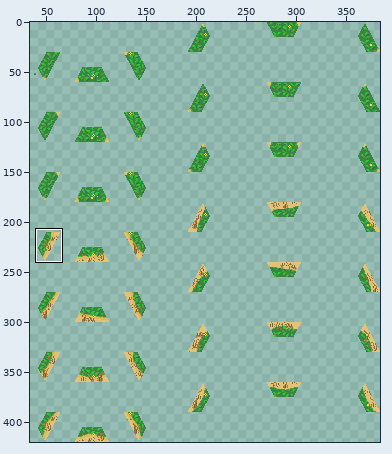
Sprite sheet, stored at assets/textures/tilesets/ForestGrass-Desert.png. Above, an overview of the earlier version with the close-up marked.
Close-up. As it was:
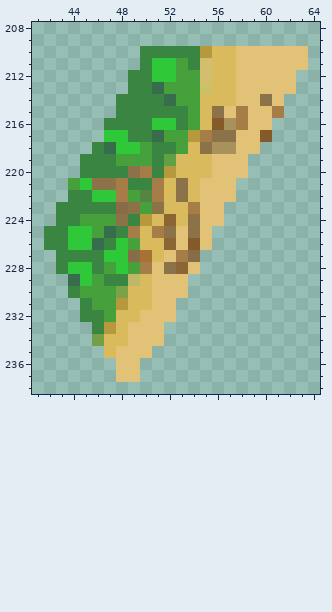
The file is 384x420 pixels. Colours within 5 levels of each other are drawn and written as one. Shown: x 41..64, y 208..238. The wide view leaves out empty margins. The commit also changed other parts of the picture, which this record leaves out.
The result:
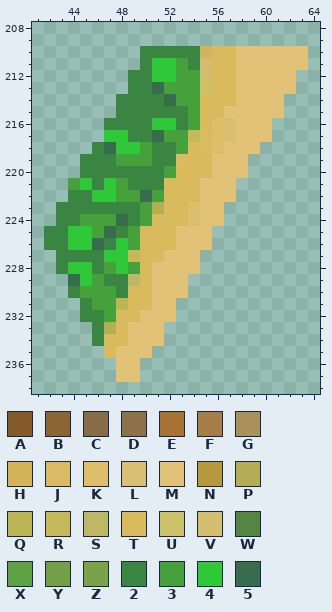
Palette (. is transparent): A #855a2a  B #8c6535  C #886c48  D #8b7248  E #a77334  F #a77d47  G #a8915a  H #d3b459  J #d9bb62  K #debe69  L #dabf72  M #e2c276  N #b7993d  P #b4ad55  Q #bcb555  R #c5b959  S #beb766  T #d9ba5c  U #ccc069  V #d3bd6f  W #558543  X #5fa243  Y #73a046  Z #79a249  2 #3b8543  3 #46a13d  4 #2ec839  5 #376d4d
Changes in this commit:
Changed rows in their new state; - is an unchanged pixel.
first column x 55:
210 H
first column x 46:
214 --------------M-
215 ----------T-M--M
216 ----------KLM---
217 --------RJKL--M-
218 ---------JKM----
219 ------2---------
220 ---22-3---------
221 243--2-T--------
222 --3-53-T--------
223 --22-P--K-------
224 --5-3-T-L-------
225 ---3-TT-M-------
226 ------T-M-------
227 ---RT--MM-------
228 ----T-MM--------
230 --2-------------
231 --Q-------------
233 -P--------------
234 2---------------
